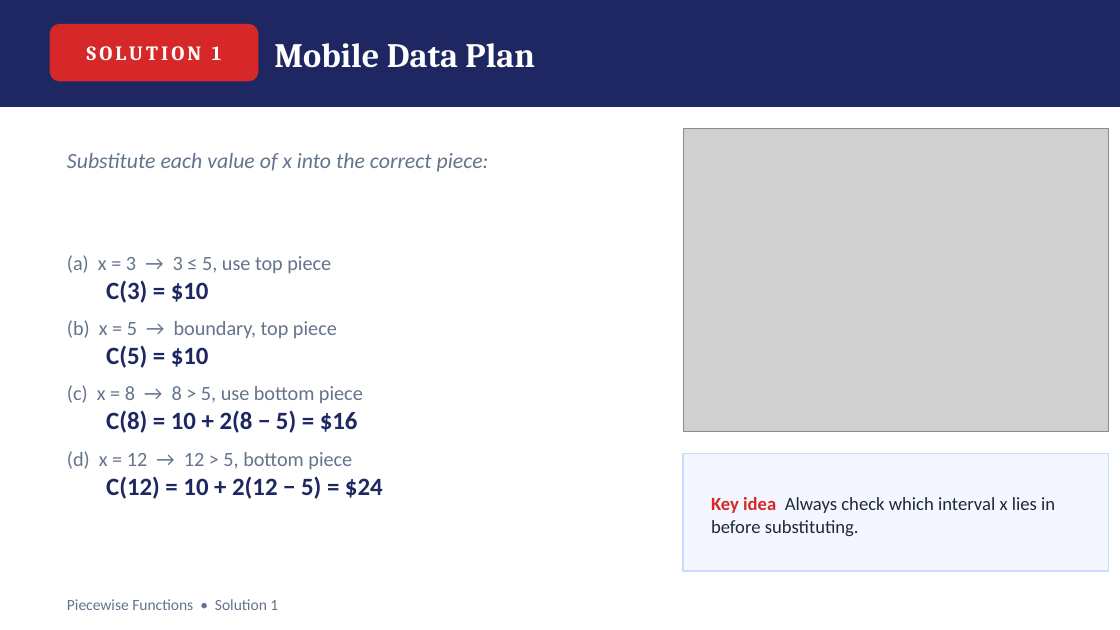
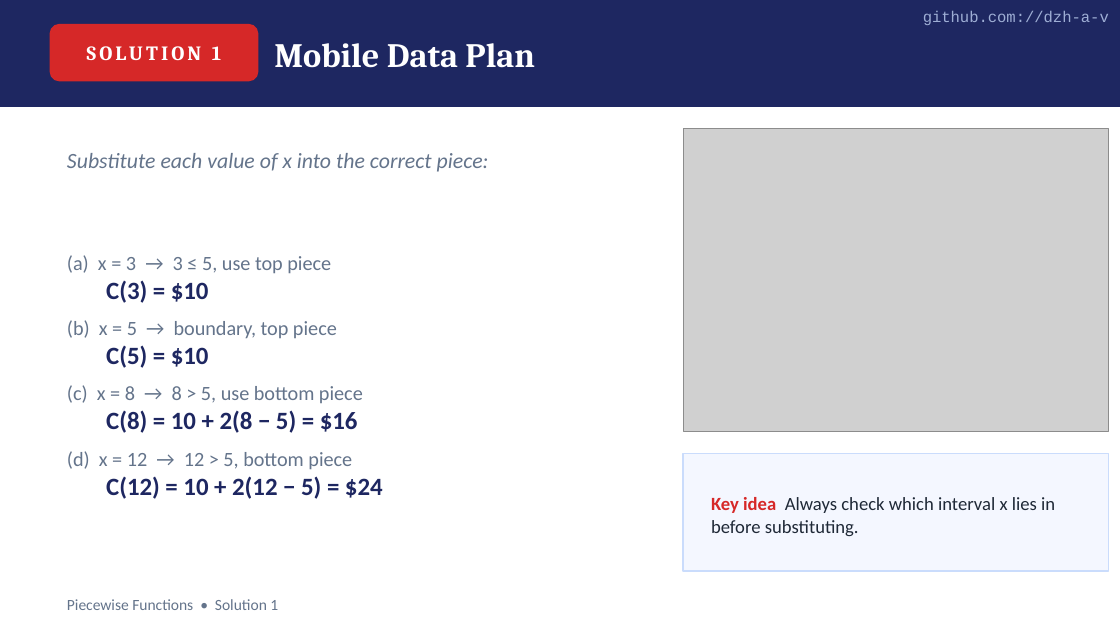
Before and after one commit to dzh-a-v/tutoring-materials, a slide deck: slide 2 of high/piecewise-functions/piecewise-functions-problems.pptx. Drawn at 1120x630 pixels with LibreOffice and Linux fonts; fonts in the diff are those of the drawing; grey boxes stand for pictures. Boxes give left, top, right and bottom in pixels: in the first picture for what was removed or moved away, otherwise in the second. Text is boxed around its words. In the diff, an @@ line names an element or a change of style, - is before the commit and + after.

```diff
--- a/high/piecewise-functions/piecewise-functions-problems.pptx
+++ b/high/piecewise-functions/piecewise-functions-problems.pptx
@@ text added at (923, 11, 1109, 25), 10 pt, text #CADCFC at 75% opacity @@
+github.com://dzh-a-v
```
Also in this commit, not shown: 7 other slides changed.
